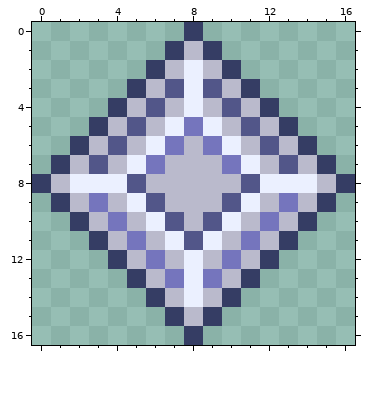
One commit to this pixel-art sprite: Content/ExtraTextures/LookingGlass_Slot.png. That is the earlier state.
The file is 34x34 pixels, drawn in blocks of 2x2; one block is one cell here. Colours within 5 levels of each other are drawn and written as one.
The same view after the edit:
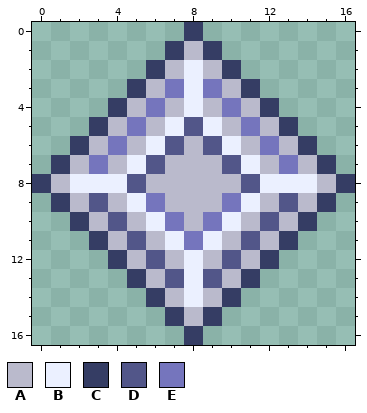
Palette (. is transparent): A #babacc  B #ebf0ff  C #353d64  D #525689  E #7575bd
Difference:
@@ x 0..16 @@
  2 ......CABAC......
- 3 .....CADBDAC.....
- 4 ....CADABADAC....
- 5 ...CADABEBADAC...
- 6 ..CADABEAEBADAC..
- 7 .CADABEAAAEBADAC.
+ 3 .....CAEBEAC.....
+ 4 ....CAEABAEAC....
+ 5 ...CAEABDBAEAC...
+ 6 ..CAEABDADBAEAC..
+ 7 .CAEABDAAADBAEAC.
  8 CABBBDAAAAADBBBAC
- 9 .CAEABDAAADBAEAC.
-10 ..CAEABDADBAEAC..
-11 ...CAEABDBAEAC...
-12 ....CAEABAEAC....
-13 .....CAEBEAC.....
+ 9 .CADABEAAAEBADAC.
+10 ..CADABEAEBADAC..
+11 ...CADABEBADAC...
+12 ....CADABADAC....
+13 .....CADBDAC.....
 14 ......CABAC......
Pixel boxes of the changes (left, top, right, bottom) in both pictures:
changed: (89, 79, 298, 288)
